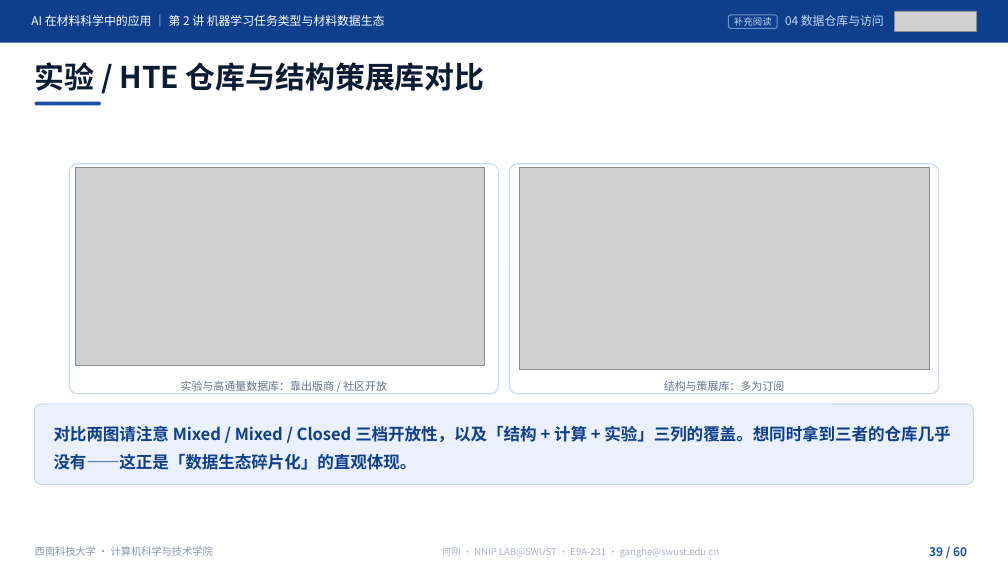
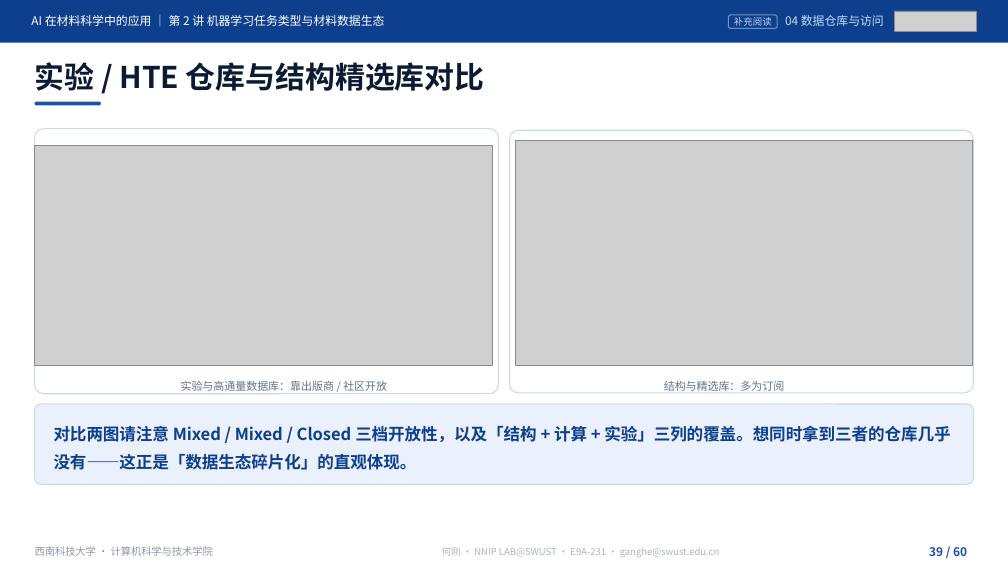
Before and after one commit to cosfrist/Applications-of-Artificial-Intelligence-in-Materials-Science-SWUST, a slide deck: slide 39 of lectures/02-机器学习任务类型与材料数据生态/AI在材料科学中的应用-第2讲 机器学习任务类型与材料数据生态-V5.pptx. Drawn at 1008x567 pixels with LibreOffice and Linux fonts; fonts in the diff are those of the drawing; grey boxes stand for pictures. Boxes give left, top, right and bottom in pixels: in the first picture for what was removed or moved away, otherwise in the second. Text is boxed around its words. In the diff, an @@ line names an element or a change of style, - is before the commit and + after.

Commit message:
第2讲课件按 2026-11-19 手动更新，配套文件同步
课件（8,774,546 → 8,739,397 B，SHA f12647c3…，仍 60 页）
- 术语统一：结构「策展库」→「精选库（Curated）」，P36—P39 相关表述同步改写
- P36 六问重写（开放/混合/订阅、访问方式、策展程度、规模覆盖、数据类型、FAIR）
- 页标题改写：P40「规模怎么读…」→「数据集规模」、P41「材料数据资源清单：从哪里找数据」→「材料数据资源清单」、
  P59 去「（10 分钟）」、P60「本讲小结、常见误区与下讲预告」→「本讲小结与下讲预告」
- 化学式改真下标：MAPbI3→MAPbI₃、ABX3→ABX₃、LiFePO4→LiFePO₄；P51 PCE 公式 Jsc/Voc/Pin 改下标
- 配图替换 P35、P36、P44、P49、P51：图片对象 91 → 94，唯一媒体 31 → 34

配套
- 讲义：按新备注重建 P2、P37、P44、P48、P51 五段；5 个页标题同步；
  备注里三处文本粘连（P37 的 HTE 注释、P48 的「甲基铵碘化铅」、P51 的 PCE 注释）只在原字符间插入换行，未改字
- 授课路线：5 个页标题同步
- source_index §6：按新课件重建 34 行（94 个图片对象、34 个唯一媒体、60 页眉）
- SHA256 清单：课件/讲义/路线/索引四行重算，复算 6/6 一致
- README：版本改 2026-11-19，新增修订说明，并更正上一轮遗留的「可见文字与备注未变」错误表述

```diff
--- a/lectures/02-机器学习任务类型与材料数据生态/AI在材料科学中的应用-第2讲 机器学习任务类型与材料数据生态-V5.pptx
+++ b/lectures/02-机器学习任务类型与材料数据生态/AI在材料科学中的应用-第2讲 机器学习任务类型与材料数据生态-V5.pptx
@@ text at <box>35,62,485,91</box>: text changed @@
-实验 / HTE 仓库与结构策展库对比
+实验 / HTE 仓库与结构精选库对比
@@ picture: place and size @@
-picture at <box>76,168,485,365</box>
+picture at <box>35,145,492,366</box>
@@ rounded rectangle: place and size @@
-rounded rectangle at <box>70,164,499,394</box>
+rounded rectangle at <box>35,129,498,394</box>
@@ rounded rectangle: place and size @@
-rounded rectangle at <box>510,164,939,394</box>
+rounded rectangle at <box>510,130,973,393</box>
@@ picture: place and size @@
-picture at <box>520,168,930,369</box>
+picture at <box>516,141,973,365</box>
@@ text at <box>664,381,784,391</box>: text changed @@
-结构与策展库：多为订阅
+结构与精选库：多为订阅
```
Also in this commit, not shown: 16 other slides changed, 5 other files.
